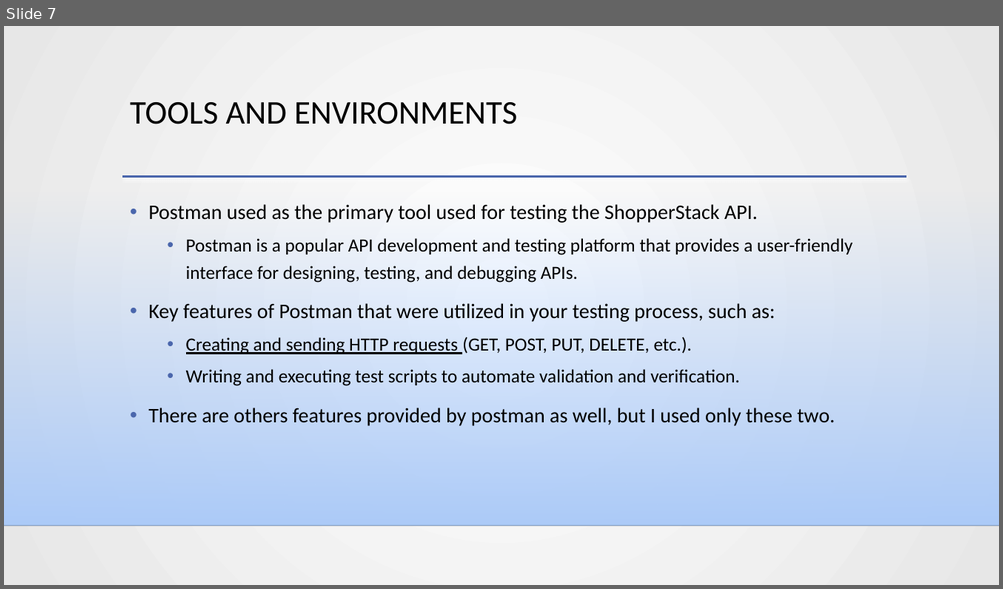
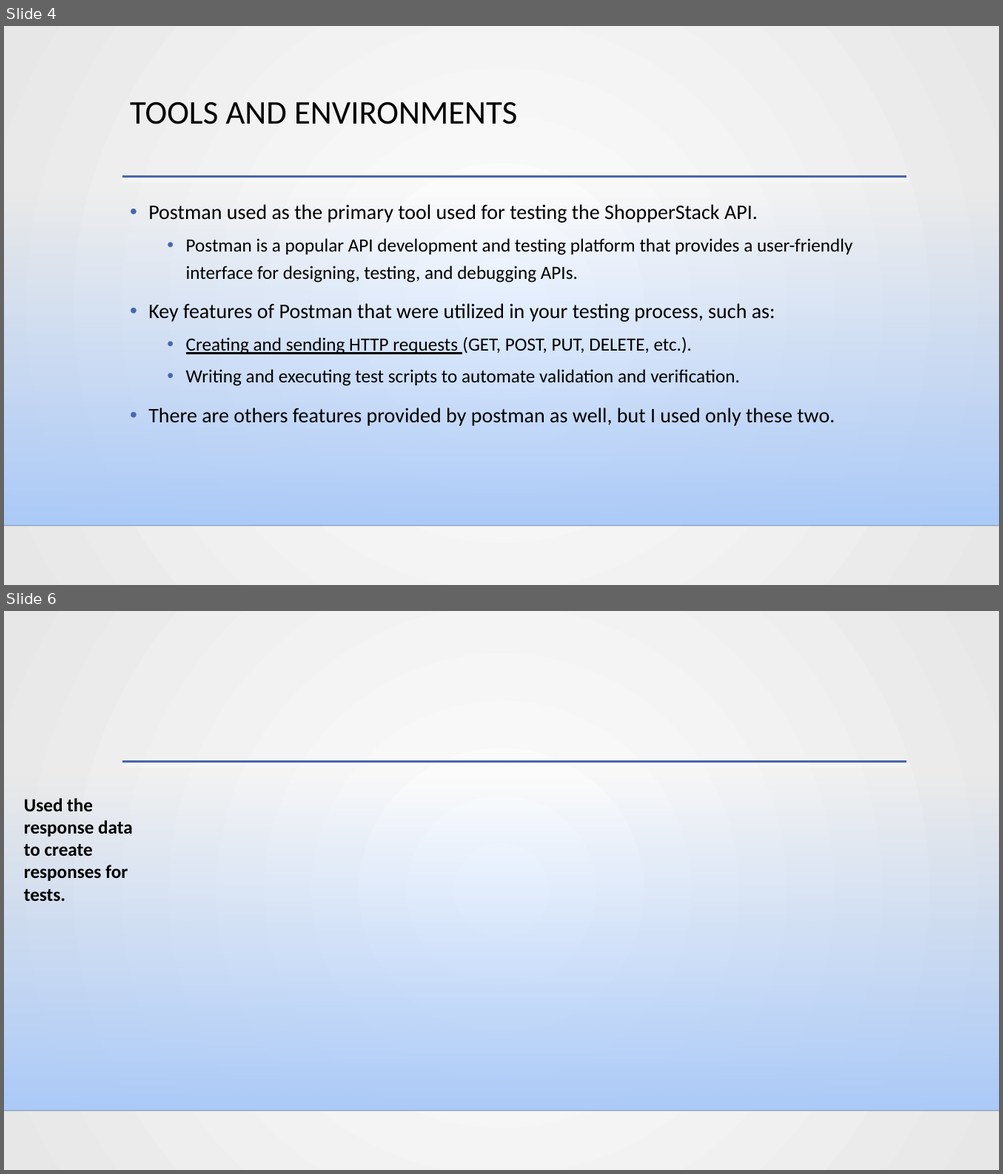
Before and after one commit to NietzscheDostoevsky/Learning, a slide deck: Web/ProjectV2.pptx. Shown one above the other, each under a label of ours: slide 7 before the commit, slides 4 and 6 after it; the slides between them are not shown. The pictures are 1003x589 and 1003x1174 pixels, drawn with LibreOffice and Linux fonts; fonts in the diff are those of the drawing; background and template pictures are left out. Boxes give left, top, right and bottom in pixels: in the first picture for what was removed or moved away, otherwise in the second. Text is boxed around its words. In the diff, an @@ line names an element or a change of style, - is before the commit and + after.

```diff
--- a/Web/ProjectV2.pptx
+++ b/Web/ProjectV2.pptx
@@ slide 6 added at (4,611,999,1170), background picture (left out); not listed: 3 template elements that a slide beside it also shows @@
@@ text added at (24,798,133,902), 18 pt, text #000000, bold @@
+Used the response data to create responses for tests.
@@ what was slide 7 is now slide 4 @@
```
Also in this commit, not shown: 3 slides changed, 2 slides removed.
